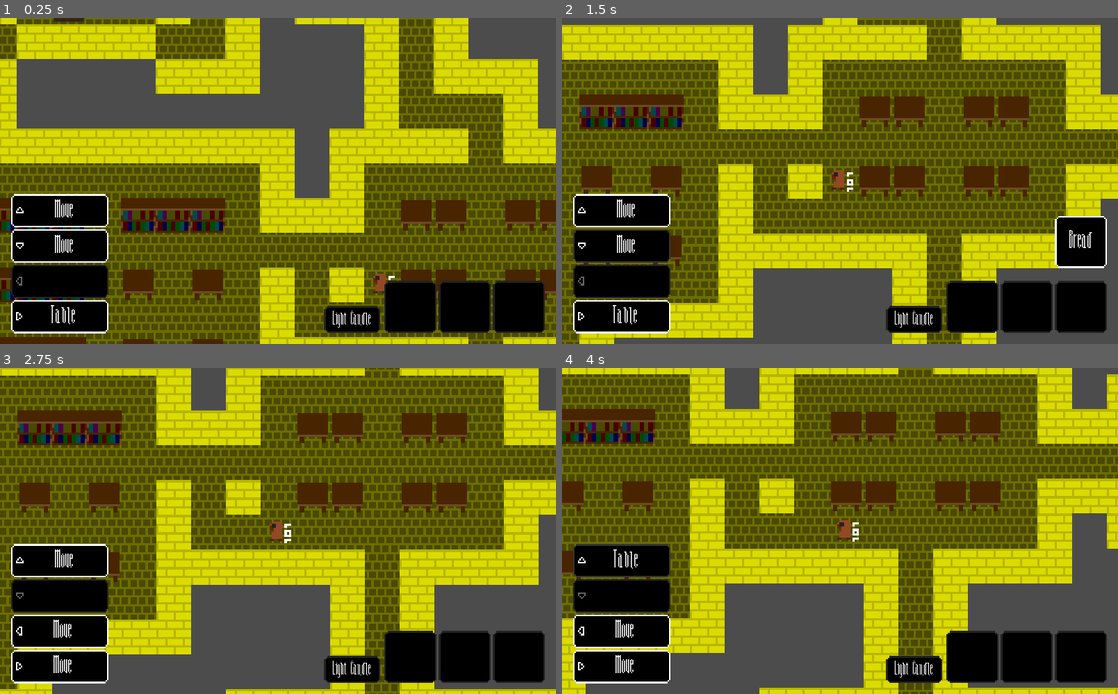
Above: before the commit, frames 1-4 (two rows, left to right).
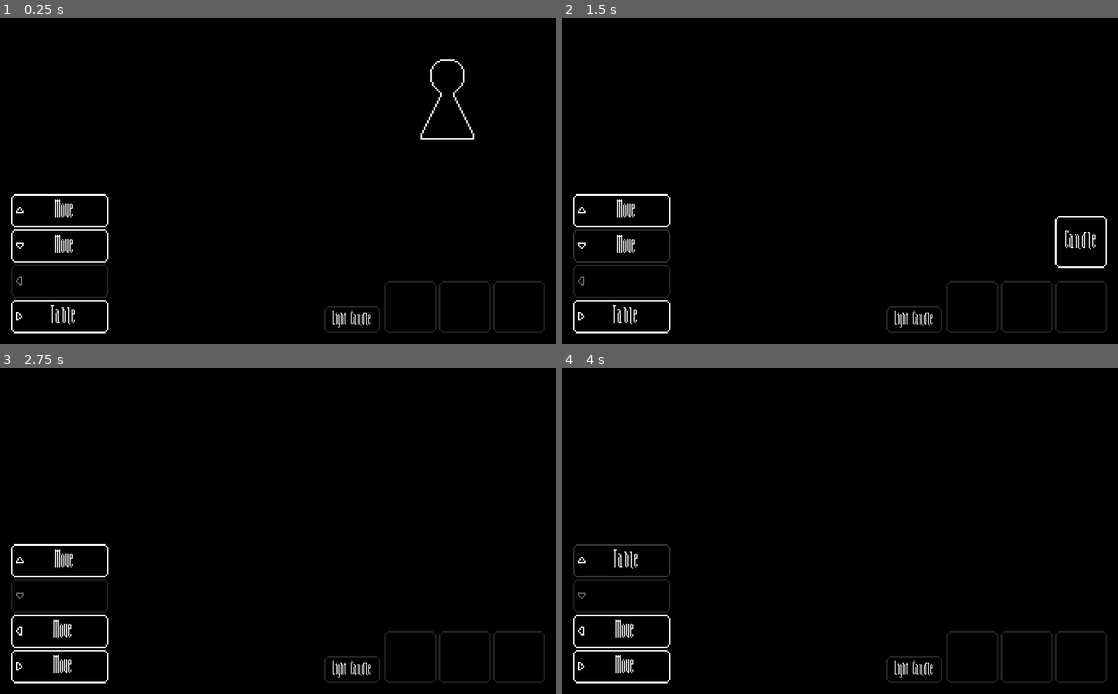
Above: after the commit, the same moments.

Repository: Demindiro/you-are-alone
Game: Godot game, scene res://default_scenario.tscn
The game is run twice, just before and just after one commit, with the same random seed, the same clock (stepped at 60 frames per second) and the same inputs. The project has no main scene, so this scene is started directly.
Inputs:
- Up to frame 1 (0.25 s): no input
- Up to frame 2 (1.5 s): hold Right (move_right) 0.53-1.28 s; hold Down (move_down) from 1.28 s (still down)
- Up to frame 3 (2.75 s): release Down (move_down) at 2 s; click "Bread" (after the commit: "Candle") at 2 s
- Up to frame 4 (4 s): hold Right (move_right) 2.78-3.53 s; hold Up (move_up) from 3.53 s (still down)

The runs differ from the first frame. In frame 1, 88% of the frame differs, in the area x 0-100%, y 0-100%; in frame 2, 86%; in frame 3, 88%; in frame 4, 88%.

Commit message:
Add door puzzle, add victory condition & screen

Diff:
--- a/default_scenario.tscn
+++ b/default_scenario.tscn
@@ -18,7 +18,6 @@
 script = ExtResource( 1 )
 
 [node name="Enemy" parent="World" instance=ExtResource( 4 )]
-z_index = 10
 player_path = NodePath("../Player")
 
 [node name="Player" parent="World" instance=ExtResource( 2 )]
@@ -32,4 +31,5 @@
 move_down_button_path = NodePath("../../Default scenario/UI/Actions/Down")
 light_candle_button_path = NodePath("../../Default scenario/UI/Light candle")
 [connection signal="done" from="World/Map generator" to="." method="set_map"]
+[connection signal="escaped" from="World/Player" to="UI" method="escaped"]
 [connection signal="killed" from="World/Player" to="UI" method="game_over"]
--- a/enemy/state/attack.gd
+++ b/enemy/state/attack.gd
@@ -10,8 +10,7 @@
 		# Don't attack player if he has a candle
 		return GWJ30_EnemyState_Follow.new()
 	var path := map.get_point_path(enemy.position, player.position)
-	if len(path) > 0:
+	assert(len(path) > 0, "No path found!")
+	if len(path) > 1:
 		enemy.position = path[1]
-	else:
-		assert(false, "No path found!")
 	return self
--- a/map/map.gd
+++ b/map/map.gd
@@ -5,9 +5,16 @@
 const DEBUG := false
 const CELL_SIZE := 16
 
+const CANDLES := 5
+
+const WALL_ID := 0
+const FLOOR_ID := 1
+const DOOR_ID := 2
+
 const TILE_TO_ACTION_MAP := {
-	0: GWJ30_TileAction_Wall,
-	1: GWJ30_TileAction_Floor,
+	WALL_ID: GWJ30_TileAction_Wall,
+	FLOOR_ID: GWJ30_TileAction_Floor,
+	DOOR_ID: GWJ30_TileAction_Puzzle_Door,
 	12: GWJ30_TileAction_Chest,
 	13: GWJ30_TileAction_Wall,
 	14: GWJ30_TileAction_Table,
@@ -25,6 +32,9 @@
 	scale = Vector2.ONE / CELL_SIZE
 
 	var floor_tiles := []
+	var inventories := []
+	var free_inventory_slots := 0
+	var puzzles := []
 
 	for child in get_children():
 		var room: GWJ30_Room = child
@@ -50,13 +60,19 @@
 					cells[key] = cell
 					actions[key] = TILE_TO_ACTION_MAP[cell].new()
 					actions[key].position = map_pos
+					actions[key].map = self
 					if cell == 1: # Floor tile
 						floor_tiles.append(key)
 					set_cell(key[0], key[1], cell)
+					if actions[key] is GWJ30_TileAction_Inventory:
+						inventories.push_back(actions[key].items)
 		room.queue_free()
+
+	var wall_gaps := PoolVector2Array()
 
 	# Close off any potential gaps
 	for floor_pos in floor_tiles:
+		var pos := Vector2(floor_pos[0], floor_pos[1])
 		var key: PoolIntArray = floor_pos
 		key[0] += 1
 		if key in actions:
@@ -68,13 +84,32 @@
 					key[1] -= 2
 					if key in actions:
 						# Chirp chirp
-						nav_points.push_back(Vector2(floor_pos[0], floor_pos[1]))
-						var index: int = _nav_pos_to_index(Vector2(floor_pos[0], floor_pos[1]))
+						nav_points.push_back(pos)
+						var index: int = _nav_pos_to_index(pos)
 						assert(index >= 0, "Index must be 0 or greater")
-						astar.add_point(index, Vector3(floor_pos[0], floor_pos[1], 0))
+						astar.add_point(index, Vector3(pos.x, pos.y, 0))
 						continue
+		wall_gaps.push_back(pos)
 		actions[floor_pos] = GWJ30_TileAction_Wall.new()
-		set_cell(floor_pos[0], floor_pos[1], 0)
+		actions[floor_pos].position = pos
+		actions[floor_pos].map = self
+		cells[floor_pos] = WALL_ID
+		set_cell(floor_pos[0], floor_pos[1], WALL_ID)
+
+	# Select any gap as an exit
+	# If none are found, select any wall tile next to a floor tile
+	if len(wall_gaps) > 0:
+		var pos := wall_gaps[randi() % len(wall_gaps)]
+		var key := PoolIntArray([pos.x, pos.y])
+		actions[key] = GWJ30_TileAction_Puzzle_Door.new()
+		actions[key].position = pos
+		actions[key].map = self
+		cells[key] = DOOR_ID
+		set_cell(key[0], key[1], DOOR_ID)
+		# Prepend this puzzle so the key may be hidden behind other puzzles
+		puzzles.push_front(actions[key])
+	else:
+		assert(false, "TODO")
 
 	# Initialize navigation
 	for from in nav_points:
@@ -84,6 +119,42 @@
 			var to_index := _nav_pos_to_index(to)
 			if astar.has_point(to_index):
 				astar.connect_points(from_index, to_index, false)
+
+	# Add puzzle items
+	# puzzle_inventories is emptied whenever one is used to prevent a "cyclic" puzzle which
+	# cannot be solved
+	var puzzle_inventories := inventories.duplicate()
+	# Collect all necessary puzzle items
+	var puzzle_items := []
+	var puzzle_item_count := 0
+	for pzl in puzzles:
+		var items: Array = pzl.get_necessary_items()
+		puzzle_items.push_back(items)
+		puzzle_item_count += len(items)
+	# Place items in inventories
+	if puzzle_item_count > len(puzzle_inventories):
+		assert(false, "TODO")
+	else:
+		# There are plenty of free inventories, place wherever
+		for pzl_items in puzzle_items:
+			var used_invs := []
+			for it in pzl_items:
+				# Keep trying, we must place the item
+				# Also, this shouldn't get stuck indefinitely anyways
+				while true:
+					var inv: Array = puzzle_inventories[randi() % len(puzzle_inventories)]
+					if _place_item_in_inv(inv, it):
+						used_invs.push_back(inv)
+						break
+			for inv in used_invs:
+				puzzle_inventories.erase(inv)
+
+	# Add candles
+	for i in CANDLES:
+		# Try at most 100 times to prevent infinite loop
+		for _k in 100:
+			if _place_item_in_inv(inventories[randi() % len(inventories)], "Candle"):
+				break
 
 	if DEBUG:
 		for key in actions:
@@ -134,3 +205,14 @@
 
 func _nav_pos_to_index(position: Vector2) -> int:
 	return ((int(position.x) + 0x7ff) << 12) | (int(position.y) + 0x7ff)
+
+
+static func _place_item_in_inv(inventory: Array, item: String) -> bool:
+	var empty_slots := PoolIntArray()
+	for i in len(inventory):
+		if inventory[i] == null:
+			empty_slots.push_back(i)
+	if len(empty_slots) == 0:
+		return false
+	inventory[empty_slots[randi() % len(empty_slots)]] = item
+	return true
--- /dev/null
+++ b/player/action_result_escaped.gd
@@ -0,0 +1,2 @@
+extends GWJ30_TileActionResult
+class_name GWJ30_TileActionResult_Escaped
--- a/player/player.gd
+++ b/player/player.gd
@@ -3,11 +3,13 @@
 
 
 signal move
-signal open_inventory()
+signal open_inventory
+signal open_puzzle
 signal took_item(item)
 # I'm well aware the past tense of "put" is "put", but I can't have that
 signal putted_item(item)
 signal killed
+signal escaped
 
 
 const REILLUMINATE_THRESHOLD := 30
@@ -21,6 +23,7 @@
 
 var items := [null, null, null]
 var open_inventory_items := []
+var puzzle#: GWJ30_Puzzle
 var illuminated := 0
 
 var _interpolation_fraction := 0.0
@@ -69,10 +72,16 @@
 
 
 func put_item(item) -> void:
-	if null in open_inventory_items and item in items:
-		open_inventory_items[open_inventory_items.find(null)] = item
-		items[items.find(item)] = null
-		emit_signal("putted_item", item)
+	if item in items:
+		if len(open_inventory_items) > 0:
+			if null in open_inventory_items:
+				open_inventory_items[open_inventory_items.find(null)] = item
+				items[items.find(item)] = null
+				emit_signal("putted_item", item)
+		elif puzzle != null:
+			if puzzle.put_item(item):
+				items[items.find(item)] = null
+				emit_signal("putted_item", item)
 
 
 func light_candle() -> void:
@@ -103,6 +112,11 @@
 	elif result is GWJ30_TileActionResult_Inventory:
 		open_inventory_items = result.items
 		emit_signal("open_inventory")
+	elif result is GWJ30_TileActionResult_Puzzle:
+		puzzle = result
+		emit_signal("open_puzzle")
+	elif result is GWJ30_TileActionResult_Escaped:
+		emit_signal("escaped")
 	else:
 		assert(false, "Unhandled result type")
 
--- a/player/player.tscn
+++ b/player/player.tscn
@@ -46,31 +46,26 @@
 centered = false
 
 [node name="Center shadow" type="MeshInstance2D" parent="Visual"]
-visible = false
 material = SubResource( 2 )
 position = Vector2( 8, 8 )
 mesh = SubResource( 3 )
 
 [node name="Cover left" type="MeshInstance2D" parent="Visual"]
-visible = false
 material = SubResource( 5 )
 position = Vector2( -1040, -992 )
 mesh = SubResource( 6 )
 
 [node name="Cover up" type="MeshInstance2D" parent="Visual"]
-visible = false
 material = SubResource( 5 )
 position = Vector2( 1000, -1040 )
 mesh = SubResource( 6 )
 
 [node name="Cover right" type="MeshInstance2D" parent="Visual"]
-visible = false
 material = SubResource( 5 )
 position = Vector2( 1056, 992 )
 mesh = SubResource( 6 )
 
 [node name="Cover down" type="MeshInstance2D" parent="Visual"]
-visible = false
 material = SubResource( 5 )
 position = Vector2( -992, 1056 )
 mesh = SubResource( 6 )
--- a/project.godot
+++ b/project.godot
@@ -85,6 +85,11 @@
 "path": "res://tiles/action_result.gd"
 }, {
 "base": "GWJ30_TileActionResult",
+"class": "GWJ30_TileActionResult_Escaped",
+"language": "GDScript",
+"path": "res://player/action_result_escaped.gd"
+}, {
+"base": "GWJ30_TileActionResult",
 "class": "GWJ30_TileActionResult_Inventory",
 "language": "GDScript",
 "path": "res://tiles/action_result_inventory.gd"
@@ -93,6 +98,11 @@
 "class": "GWJ30_TileActionResult_None",
 "language": "GDScript",
 "path": "res://tiles/action_result_none.gd"
+}, {
+"base": "GWJ30_TileActionResult",
+"class": "GWJ30_TileActionResult_Puzzle",
+"language": "GDScript",
+"path": "res://puzzles/puzzle_result.gd"
 }, {
 "base": "GWJ30_TileAction_Inventory",
 "class": "GWJ30_TileAction_Chest",
@@ -108,6 +118,16 @@
 "class": "GWJ30_TileAction_Inventory",
 "language": "GDScript",
 "path": "res://tiles/tile_action_inventory.gd"
+}, {
+"base": "GWJ30_TileAction",
+"class": "GWJ30_TileAction_Puzzle",
+"language": "GDScript",
+"path": "res://puzzles/puzzle.gd"
+}, {
+"base": "GWJ30_TileAction_Puzzle",
+"class": "GWJ30_TileAction_Puzzle_Door",
+"language": "GDScript",
+"path": "res://puzzles/door/door.gd"
 }, {
 "base": "GWJ30_TileAction_Inventory",
 "class": "GWJ30_TileAction_Table",
@@ -135,11 +155,15 @@
 "GWJ30_TileAction": "",
 "GWJ30_TileActionList": "",
 "GWJ30_TileActionResult": "",
+"GWJ30_TileActionResult_Escaped": "",
 "GWJ30_TileActionResult_Inventory": "",
 "GWJ30_TileActionResult_None": "",
+"GWJ30_TileActionResult_Puzzle": "",
 "GWJ30_TileAction_Chest": "",
 "GWJ30_TileAction_Floor": "",
 "GWJ30_TileAction_Inventory": "",
+"GWJ30_TileAction_Puzzle": "",
+"GWJ30_TileAction_Puzzle_Door": "",
 "GWJ30_TileAction_Table": "",
 "GWJ30_TileAction_Wall": ""
 }
--- /dev/null
+++ b/puzzles/door/door.gd
@@ -0,0 +1,48 @@
+extends GWJ30_TileAction_Puzzle
+class_name GWJ30_TileAction_Puzzle_Door
+
+class Puzzle:
+	extends GWJ30_TileActionResult_Puzzle
+	var key := ""
+	var solved := false
+	var map#:GWJ30_Map
+	var position := Vector2()
+
+	# TODO report a bug ("Unresolved" type)
+	#func _init(owner: GWJ30_TileAction_Puzzle_Door) -> void:
+
+	func put_item(item: String) -> bool:
+		if not solved and item == key:
+			solved = true
+			var node: Node2D = preload("light.tscn").instance()
+			map.add_child(node)
+			node.position = position * 16 # TODO don't hardcode this
+			return true
+		return false
+
+	func get_ui() -> Control:
+		if solved:
+			return Control.new()
+		else:
+			return preload("ui.tscn").instance() as Control # godot pls
+
+const _COUNTER := [0]
+var puzzle := Puzzle.new()
+
+func _init() -> void:
+	name = "Door"
+	puzzle.key = "Key " + "ABCDEFGHIJKLMNOPQRSTUVWXYZ"[_COUNTER[0]]
+	_COUNTER[0] += 1
+	# I assume no more than 26 keys will be in circulation at once...
+	_COUNTER[0] %= 26
+
+func get_necessary_items() -> PoolStringArray:
+	return PoolStringArray([puzzle.key])
+
+func do(player: GWJ30_Player) -> GWJ30_TileActionResult:
+	if puzzle.solved:
+		return GWJ30_TileActionResult_Escaped.new()
+	else:
+		puzzle.map = map # TODO hacky
+		puzzle.position = position # TODO ditto
+		return puzzle
--- /dev/null
+++ b/puzzles/door/light.tscn
@@ -0,0 +1,29 @@
+[gd_scene load_steps=4 format=2]
+
+[sub_resource type="Shader" id=5]
+code = "shader_type canvas_item;
+
+void fragment() {
+	vec2 uv = vec2(1.0) - abs(vec2(1.0) - UV * 2.0);
+	if (0.2 <= uv.x) {
+		COLOR.a = min(1.0, uv.y * 5.0);
+	} else if (0.2 <= uv.y) {
+		COLOR.a = min(1.0, uv.x * 5.0);
+	} else {
+		COLOR.a = min(1.0, sqrt(uv.x * uv.x * uv.y * uv.y) * 25.0)
+	}
+}"
+
+[sub_resource type="ShaderMaterial" id=6]
+shader = SubResource( 5 )
+
+[sub_resource type="QuadMesh" id=1]
+size = Vector2( 20, 20 )
+
+[node name="Light" type="Node2D"]
+
+[node name="Rect" type="MeshInstance2D" parent="."]
+material = SubResource( 6 )
+position = Vector2( 8, 8 )
+z_index = 4096
+mesh = SubResource( 1 )
--- /dev/null
+++ b/puzzles/door/ui.tscn
@@ -0,0 +1,14 @@
+[gd_scene load_steps=2 format=2]
+
+[ext_resource path="res://puzzles/door/key_hole_5.png" type="Texture" id=1]
+
+[node name="TextureRect" type="TextureRect"]
+anchor_right = 1.0
+anchor_bottom = 1.0
+margin_top = -0.749153
+margin_bottom = -0.749146
+texture = ExtResource( 1 )
+stretch_mode = 4
+__meta__ = {
+"_edit_use_anchors_": false
+}
--- /dev/null
+++ b/puzzles/puzzle.gd
@@ -0,0 +1,6 @@
+extends GWJ30_TileAction
+class_name GWJ30_TileAction_Puzzle
+
+func get_necessary_items() -> PoolStringArray:
+	assert(false, "get_necessary_items() must be overriden")
+	return PoolStringArray()
--- /dev/null
+++ b/puzzles/puzzle_result.gd
@@ -0,0 +1,10 @@
+extends GWJ30_TileActionResult
+class_name GWJ30_TileActionResult_Puzzle
+
+func put_item(_item: String) -> bool:
+	assert(false, "put_item() must be overriden")
+	return false
+
+func get_ui() -> Control:
+	assert(false, "get_ui() must be overriden")
+	return null
--- a/tiles/action.gd
+++ b/tiles/action.gd
@@ -2,6 +2,7 @@
 
 var name: String
 var position: Vector2
+var map#: GWJ30_Map
 
 func do(_player: GWJ30_Player) -> GWJ30_TileActionResult:
 	assert(false, "do() must be overriden")
--- a/tiles/chest/action.gd
+++ b/tiles/chest/action.gd
@@ -3,7 +3,7 @@
 
 func _init() -> void:
 	name = "Chest"
-	items = ["Candle", "Bar", "Qux"]
+	items = [null, null, null]
 
 func do(player: GWJ30_Player) -> GWJ30_TileActionResult:
 	return GWJ30_TileActionResult_Inventory.new(items)
--- a/tiles/table/action.gd
+++ b/tiles/table/action.gd
@@ -3,7 +3,7 @@
 
 func _init() -> void:
 	name = "Table"
-	items = ["Bread"]
+	items = [null]
 
 func do(_player: GWJ30_Player) -> GWJ30_TileActionResult:
 	return GWJ30_TileActionResult_Inventory.new(items)
--- /dev/null
+++ b/ui/game_won.tscn
@@ -0,0 +1,76 @@
+[gd_scene load_steps=6 format=2]
+
+[ext_resource path="res://ui/theme.tres" type="Theme" id=1]
+[ext_resource path="res://ui/font/AfternoonRegular-Wy0DG.ttf" type="DynamicFontData" id=2]
+[ext_resource path="res://ui/game_over.gd" type="Script" id=3]
+
+[sub_resource type="DynamicFont" id=1]
+size = 128
+font_data = ExtResource( 2 )
+
+[sub_resource type="Animation" id=2]
+length = 3.5
+tracks/0/type = "value"
+tracks/0/path = NodePath(".:modulate:a")
+tracks/0/interp = 1
+tracks/0/loop_wrap = true
+tracks/0/imported = false
+tracks/0/enabled = true
+tracks/0/keys = {
+"times": PoolRealArray( 0, 1.5, 3.5 ),
+"transitions": PoolRealArray( 1, 1, 1 ),
+"update": 0,
+"values": [ 0.0, 0.0, 1.0 ]
+}
+
+[node name="Game won" type="ColorRect"]
+anchor_right = 1.0
+anchor_bottom = 1.0
+theme = ExtResource( 1 )
+color = Color( 0, 0, 0, 1 )
+script = ExtResource( 3 )
+__meta__ = {
+"_edit_use_anchors_": false
+}
+
+[node name="Box" type="CenterContainer" parent="."]
+margin_left = 449.0
+margin_top = 194.0
+margin_right = 575.0
+margin_bottom = 406.0
+__meta__ = {
+"_edit_use_anchors_": false
+}
+
+[node name="Box" type="VBoxContainer" parent="Box"]
+margin_right = 178.0
+margin_bottom = 212.0
+
+[node name="Label" type="Label" parent="Box/Box"]
+margin_right = 178.0
+margin_bottom = 84.0
+custom_fonts/font = SubResource( 1 )
+text = "You escaped"
+align = 1
+
+[node name="Play again" type="Button" parent="Box/Box"]
+margin_top = 88.0
+margin_right = 178.0
+margin_bottom = 148.0
+focus_mode = 0
+shortcut_in_tooltip = false
+text = "Play   again"
+
+[node name="Exit" type="Button" parent="Box/Box"]
+margin_top = 152.0
+margin_right = 178.0
+margin_bottom = 212.0
+focus_mode = 0
+shortcut_in_tooltip = false
+text = "Exit"
+
+[node name="AnimationPlayer" type="AnimationPlayer" parent="."]
+anims/fade_in = SubResource( 2 )
+[connection signal="visibility_changed" from="." to="AnimationPlayer" method="play" binds= [ "fade_in" ]]
+[connection signal="pressed" from="Box/Box/Play again" to="." method="restart"]
+[connection signal="pressed" from="Box/Box/Exit" to="." method="exit"]
--- a/ui/ui.gd
+++ b/ui/ui.gd
@@ -21,13 +21,20 @@
 onready var light_candle_button: BaseButton = get_node(light_candle_button_path)
 
 export var game_over_path := NodePath()
+export var game_won_path := NodePath()
 onready var game_over: Control = get_node(game_over_path)
+onready var game_won: Control = get_node(game_won_path)
+
+export var puzzle_path := NodePath()
+onready var puzzle: Control = get_node(puzzle_path)
 
 
 func _ready() -> void:
 	var e := player.connect("move", self, "move")
 	assert(e == OK)
 	e = player.connect("open_inventory", self, "open_inventory")
+	assert(e == OK)
+	e = player.connect("open_puzzle", self, "open_puzzle")
 	assert(e == OK)
 	e = player.connect("took_item", self, "took_item")
 	assert(e == OK)
@@ -49,11 +56,16 @@
 
 func move() -> void:
 	clear_children(chest_inventory)
+	clear_children(puzzle)
 	_refresh_actions()
 
 
 func open_inventory() -> void:
 	_refresh_inventory()
+
+
+func open_puzzle() -> void:
+	_refresh_puzzle()
 
 
 func took_item(_item) -> void:
@@ -75,6 +87,10 @@
 
 func game_over() -> void:
 	game_over.visible = true
+
+
+func escaped() -> void:
+	game_won.visible = true
 
 
 func _refresh_inventory() -> void:
@@ -121,6 +137,12 @@
 	_refresh_light_candle_button()
 
 
+func _refresh_puzzle() -> void:
+	if player.puzzle != null:
+		var node: Control = player.puzzle.get_ui()
+		puzzle.add_child(node)
+
+
 func _refresh_light_candle_button() -> void:
 	light_candle_button.disabled = player.illuminated >= player.REILLUMINATE_THRESHOLD or \
 			not "Candle" in player.items
--- a/ui/ui.tscn
+++ b/ui/ui.tscn
@@ -8,6 +8,8 @@
 [ext_resource path="res://ui/arrow_right-x3.png" type="Texture" id=6]
 [ext_resource path="res://ui/arrow_left-x3.png" type="Texture" id=7]
 [ext_resource path="res://ui/game_over.tscn" type="PackedScene" id=8]
+[ext_resource path="res://puzzles/door/ui.tscn" type="PackedScene" id=9]
+[ext_resource path="res://ui/game_won.tscn" type="PackedScene" id=10]
 
 [sub_resource type="InputEventAction" id=1]
 action = "move_up"
@@ -48,6 +50,8 @@
 move_down_button_path = NodePath("Actions/Down")
 light_candle_button_path = NodePath("Light candle")
 game_over_path = NodePath("Game over")
+game_won_path = NodePath("Game won")
+puzzle_path = NodePath("Puzzle")
 
 [node name="Self inventory" type="HBoxContainer" parent="."]
 anchor_left = 1.0
@@ -160,12 +164,28 @@
 grow_horizontal = 0
 grow_vertical = 0
 theme = ExtResource( 1 )
-custom_fonts/font = SubResource( 3 )
+custom_fonts/font = SubResource( 9 )
 text = "Light   Candle"
 __meta__ = {
 "_edit_use_anchors_": false
 }
 
+[node name="Puzzle" type="Control" parent="."]
+anchor_left = 1.0
+anchor_right = 1.0
+margin_left = -400.0
+margin_bottom = 300.0
+grow_horizontal = 0
+rect_min_size = Vector2( 300, 200 )
+__meta__ = {
+"_edit_use_anchors_": false
+}
+
+[node name="TextureRect" parent="Puzzle" instance=ExtResource( 9 )]
+
 [node name="Game over" parent="." instance=ExtResource( 8 )]
 visible = false
 modulate = Color( 1, 1, 1, 0.190799 )
+
+[node name="Game won" parent="." instance=ExtResource( 10 )]
+visible = false
Binary file added: puzzles/door/key_hole.png
Not shown, added: puzzles/door/key_hole.png.import
Binary file added: puzzles/door/key_hole_5.png
Not shown, added: puzzles/door/key_hole_5.png.import
Not shown: 5 places in ui/ui.tscn that only renumber resources
